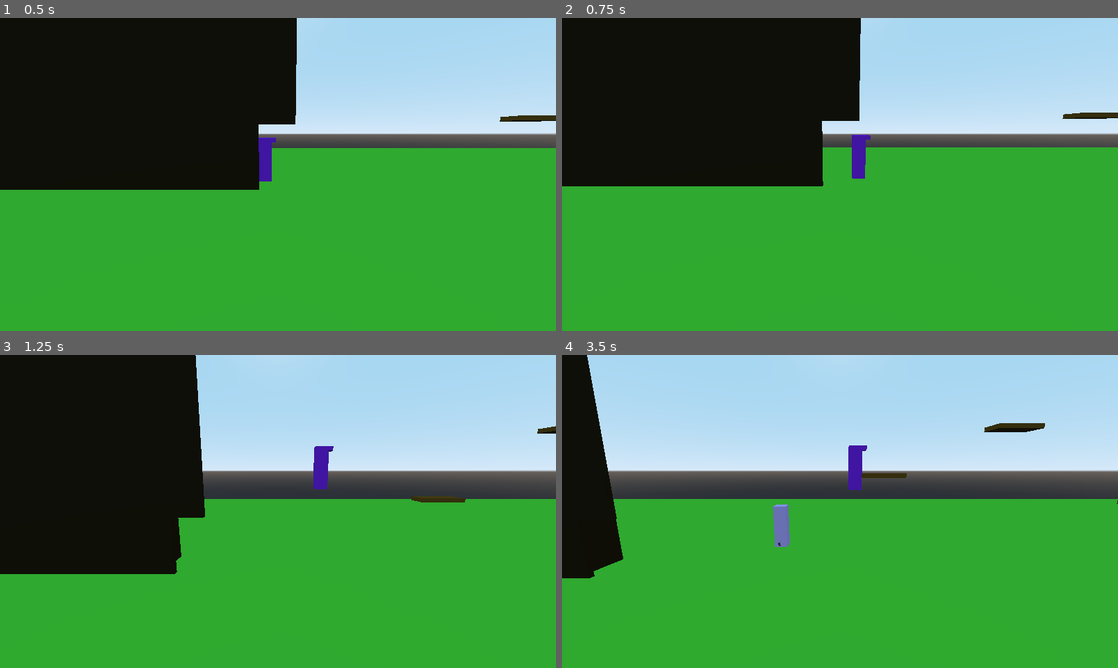
Above: before the commit, frames 1-4 (two rows, left to right).
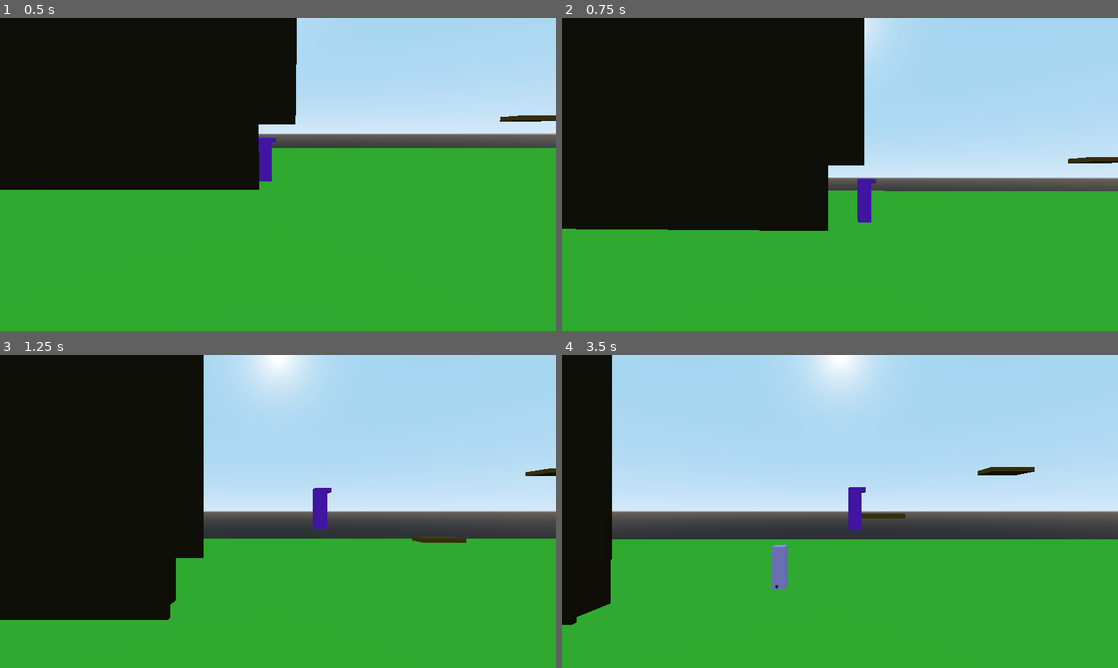
Above: after the commit, the same moments.

Repository: dsaltares/ludumdare-47
Game: Godot game, scene res://David/DavidPlayground.tscn
Two runs of this game, one before a commit and one after it. Both use one fixed random seed, a clock stepped at 60 frames per second and the inputs below.
Inputs:
- Up to frame 1 (0.5 s): no input
- Up to frame 2 (0.75 s): hold D (move_right) from 0.53 s (still down); tap C (shake, bound only after the commit) at 0.6 s
- Up to frame 3 (1.25 s): keep holding D (move_right); tap Space (jump) at 0.77 s
- Up to frame 4 (3.5 s): release D (move_right) at 1.28 s; hold A (move_left) 1.28-2.03 s; tap N (new_run) at 1.35 s; tap Space (jump) at 1.52, 3.02 s; tap C (shake, bound only after the commit) at 1.55, 2.1, 2.85 s; hold D (move_right) from 2.03 s (still down)

Frame 1 is identical in both runs. In frame 2, 19% of the frame differs, in the area x 0-100%, y 0-68%; in frame 3, 23%; in frame 4, 27%, in the area x 0-100%, y 0-87%.

Commit message:
add camera shake with the C key

Diff:
--- a/game/Camera/Camera.gd
+++ b/game/Camera/Camera.gd
@@ -1,10 +1,21 @@
 extends Camera
+
+const TRANS := Tween.TRANS_SINE
+const EASE := Tween.EASE_IN_OUT
 
 export var min_distance := 10.0
 export var max_distance := 12.0
 export var max_distance_speed := 20.0
 export var height := 2.0
+export var max_yaw_shake := 3
+export var max_pitch_shake := 3
+export var max_roll_shake := 3
 
+onready var shake_tween := $Shake
+onready var frequency_timer := $Frequency
+onready var duration_timer := $Duration
+
+var amplitude := 0.0
 var target : Spatial
 var prev_target_pos := Vector3.ZERO
 
@@ -12,6 +23,11 @@
 	target = _target
 	if target:
 		prev_target_pos = target.global_transform.origin
+
+func _ready() -> void:
+	EventBus.connect("shake_requested", self, "_on_shake_requested")
+	frequency_timer.connect("timeout", self, "_on_Frequency_timeout")
+	duration_timer.connect("timeout", self, "_on_Duration_timeout")
 
 func _physics_process(delta: float) -> void:
 	if not target:
@@ -28,3 +44,54 @@
 	)
 	translation = translation.linear_interpolate(camera_target_pos, 0.075)
 	prev_target_pos = target_pos
+
+func _on_shake_requested(duration := 0.2, amplitude := 1.0, frequency := 50) -> void:
+	_start_shake(duration, amplitude, frequency)
+
+func _on_Frequency_timeout() -> void:
+	_new_shake()
+
+func _on_Duration_timeout() -> void:
+	_reset()
+	frequency_timer.stop()
+
+func _start_shake(duration, amplitude, frequency) -> void:
+	self.amplitude = amplitude
+	duration_timer.wait_time = duration
+	frequency_timer.wait_time = 1 / float(frequency)
+	duration_timer.start()
+	frequency_timer.start()
+	_new_shake()
+
+func _new_shake() -> void:
+	var half_amplitude := amplitude / 2.0
+	var max_pitch = deg2rad(max_pitch_shake)
+	var max_yaw = deg2rad(max_pitch_shake)
+	var max_roll = deg2rad(max_roll_shake)
+	var random_shake := Vector3(
+		rand_range(-half_amplitude * max_pitch, half_amplitude * max_pitch),
+		rand_range(-half_amplitude * max_yaw, half_amplitude * max_yaw),
+		rand_range(-half_amplitude * max_roll, half_amplitude * max_roll)
+	)
+	shake_tween.interpolate_property(
+		self,
+		"rotation",
+		self.rotation,
+		random_shake,
+		frequency_timer.wait_time,
+		TRANS,
+		EASE
+	)
+	shake_tween.start()
+
+func _reset() -> void:
+	shake_tween.interpolate_property(
+		self,
+		"rotation",
+		self.rotation,
+		Vector3.ZERO,
+		frequency_timer.wait_time,
+		TRANS,
+		EASE
+	)
+	shake_tween.start()
--- /dev/null
+++ b/game/Camera/Camera.tscn
@@ -0,0 +1,14 @@
+[gd_scene load_steps=2 format=2]
+
+[ext_resource path="res://Camera/Camera.gd" type="Script" id=1]
+
+[node name="Camera" type="Camera"]
+transform = Transform( 1, 0, 0, 0, 0.983954, 0.178424, 0, -0.178424, 0.983954, -16.0917, 3.90426, 15.9204 )
+current = true
+script = ExtResource( 1 )
+
+[node name="Frequency" type="Timer" parent="."]
+
+[node name="Duration" type="Timer" parent="."]
+
+[node name="Shake" type="Tween" parent="."]
--- a/game/David/DavidPlayground.tscn
+++ b/game/David/DavidPlayground.tscn
@@ -2,14 +2,11 @@
 
 [ext_resource path="res://Level/Level.tscn" type="PackedScene" id=1]
 [ext_resource path="res://David/Game.gd" type="Script" id=2]
-[ext_resource path="res://Camera/Camera.gd" type="Script" id=6]
+[ext_resource path="res://Camera/Camera.tscn" type="PackedScene" id=3]
 
 [node name="Game" type="Spatial"]
 script = ExtResource( 2 )
 
-[node name="Camera" type="Camera" parent="."]
-transform = Transform( 1, 0, 0, 0, 0.983954, 0.178424, 0, -0.178424, 0.983954, -16.0917, 3.90426, 15.9204 )
-current = true
-script = ExtResource( 6 )
+[node name="Camera" parent="." instance=ExtResource( 3 )]
 
 [node name="Level" parent="." instance=ExtResource( 1 )]
--- a/game/David/Game.gd
+++ b/game/David/Game.gd
@@ -21,6 +21,9 @@
 	if Input.is_action_just_pressed("new_run"):
 		new_run()
 
+	if Input.is_action_just_pressed("shake"):
+		EventBus.emit_signal("shake_requested")
+
 func on_level_ready() -> void:
 	camera.set_target(level.player)
 	GhostManager.start_recording()
--- /dev/null
+++ b/game/EventBus.gd
@@ -0,0 +1,3 @@
+extends Node
+
+signal shake_requested
--- a/game/project.godot
+++ b/game/project.godot
@@ -51,6 +51,7 @@
 [autoload]
 
 GhostManager="*res://Ghosts/GhostManager.tscn"
+EventBus="*res://EventBus.gd"
 
 [display]
 
@@ -98,6 +99,11 @@
 "events": [ Object(InputEventKey,"resource_local_to_scene":false,"resource_name":"","device":0,"alt":false,"shift":false,"control":false,"meta":false,"command":false,"pressed":false,"scancode":75,"unicode":0,"echo":false,"script":null)
  ]
 }
+shake={
+"deadzone": 0.5,
+"events": [ Object(InputEventKey,"resource_local_to_scene":false,"resource_name":"","device":0,"alt":false,"shift":false,"control":false,"meta":false,"command":false,"pressed":false,"scancode":67,"unicode":0,"echo":false,"script":null)
+ ]
+}
 
 [layer_names]
 
Not shown, changed: todo.md
